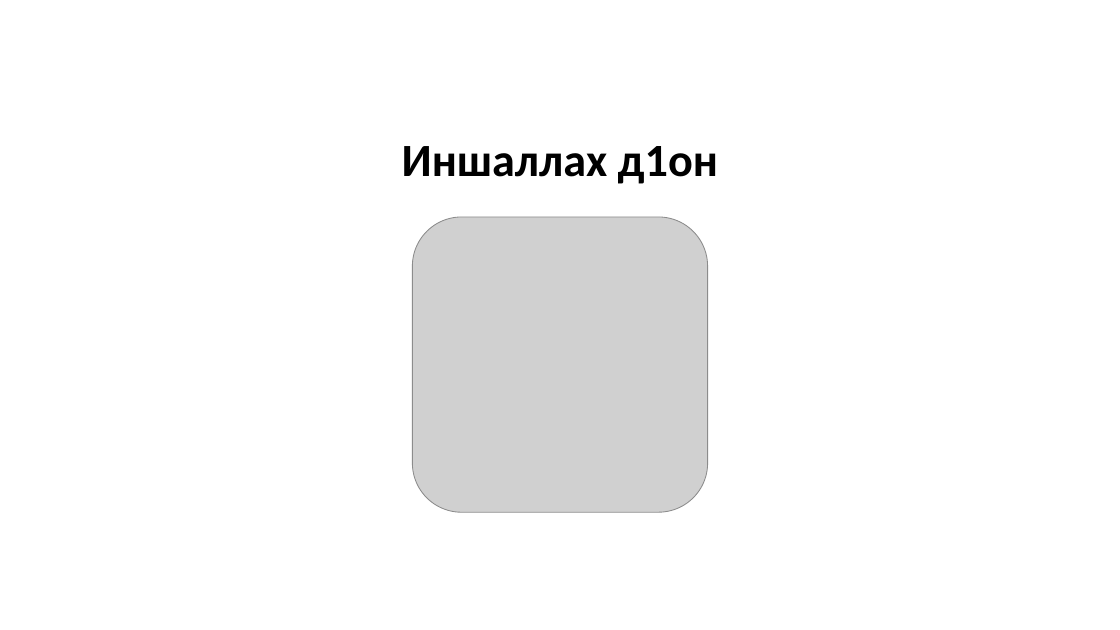
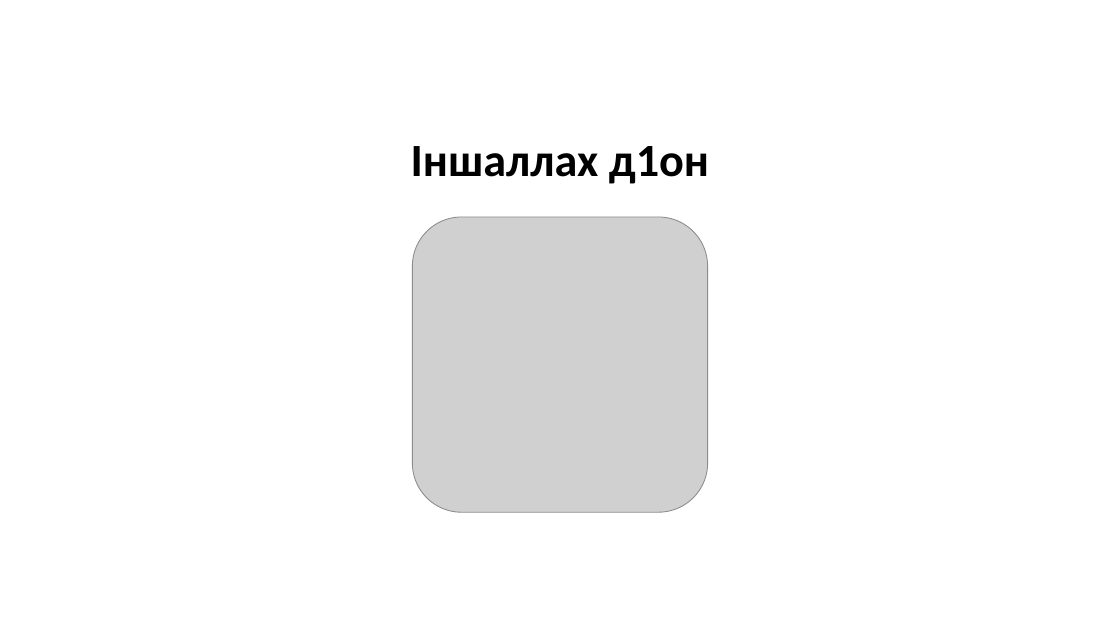
Before and after one commit to Nerdan0/KPOP2021, a slide deck: slide 5 of Lab8/Лаб8.pptx. Drawn at 1120x630 pixels with LibreOffice and Linux fonts; fonts in the diff are those of the drawing; grey boxes stand for pictures; background and template pictures are left out. Boxes give left, top, right and bottom in pixels: in the first picture for what was removed or moved away, otherwise in the second. Text is boxed around its words. In the diff, an @@ line names an element or a change of style, - is before the commit and + after.

```diff
--- a/Lab8/Лаб8.pptx
+++ b/Lab8/Лаб8.pptx
@@ title at [411,146,709,184]: text changed @@
-Иншаллах д1он
+Іншаллах д1он
```
Also in this commit, not shown: 4 other slides changed, 1 other file.
